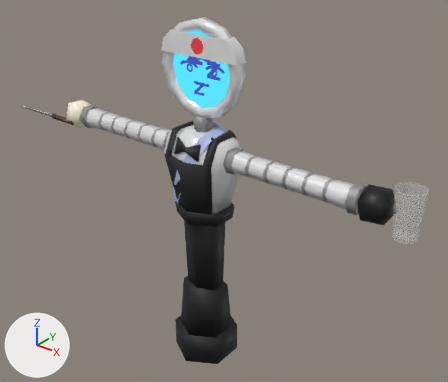
An edit to the glTF model assets/models/Barbot.glb, drawn before and after from the same camera.
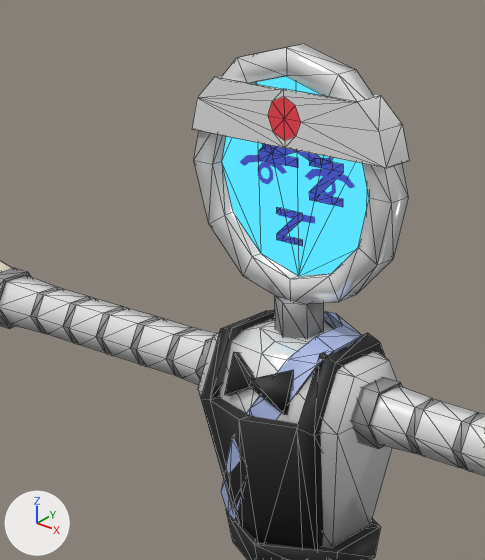
Each version is shown whole from a 50 mm lens placed at (9.54, -11.09, 12.14), pointed at (0.09, 0.72, 4.83), then close up on the part from 19% to 62% of the width and 0% to 57% of the height. Arrows for +X, +Y and +Z are at lower left; the lights stay in place. The first two pictures are the older version. The close-ups show mesh edges as thin lines. Where no turn or scale is listed for an object, it has been applied to the vertices. Vertices at exactly the same position are counted once.

Objects in the first close-up: 'Arms', 'Body', 'Bowtie', 'Face', 'Head', 'Headband.001', 'Robe', 'Zzz' and 2 more.
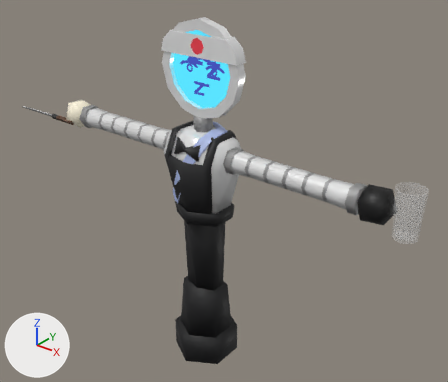
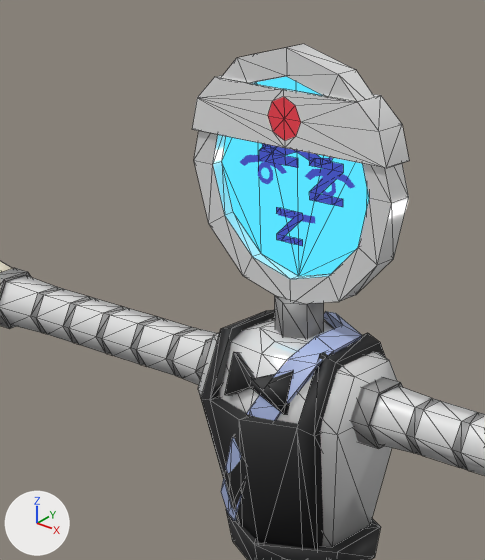
Location of each change, (x1, y1, x2, y2) in pixels of the close-ups (485 x 560 px):
part 1 of me_circle, shading changed: (194, 48, 392, 304) in both
part 2 of me_circle_003, built on: before (250, 359, 318, 420); after (250, 359, 318, 421)

The change in detail:
me_circle has 60 vertices, 116 faces and spans x -1.21..1.21, y -0.12..0.12, z 7.07..9.48.
me_circle is used by ob_head; location (0.0, 0.0, 0.01).
me_circle part 1: 58 of the faces centred in x -1.07..1.07, y -0.12..0.12, z 7.25..9.34 are now shaded flat.
me_circle_003 is used by ob_robe; location (0.0, 0.0, 0.01).
me_circle_003 had 29 vertices, 54 faces and spanned x -0.73..0.63, y -0.78..0.56, z 4.71..6.86.
me_circle_003 now has 34 vertices, 64 faces and spans x -0.73..0.63, y -0.78..0.56, z 4.71..6.86.
Part 2, on me_circle_003:
13 faces are deleted.
5 vertices are added at (0.04, -0.68, 5.58), (0.16, -0.66, 6.45), (0.14, -0.58, 6.42), (0.36, -0.57, 6.27), (0.37, -0.65, 6.3).
23 new faces join them.
